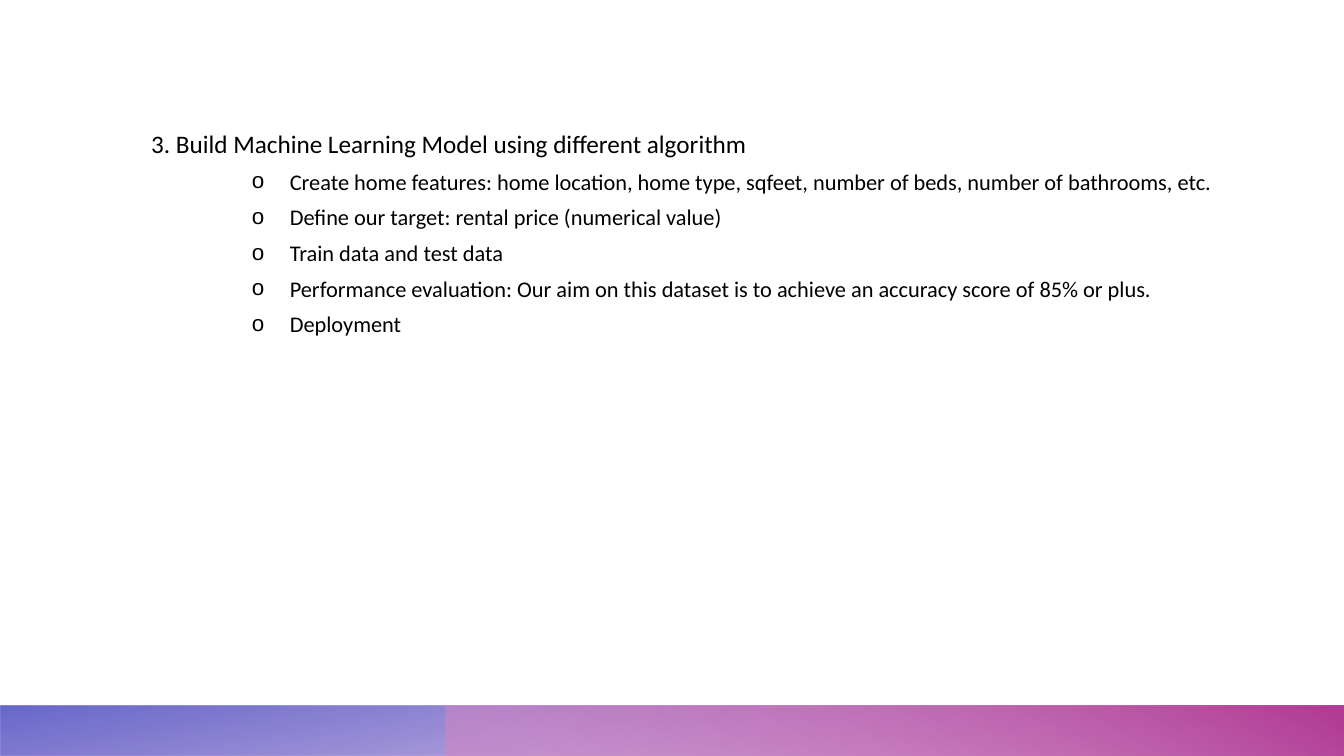
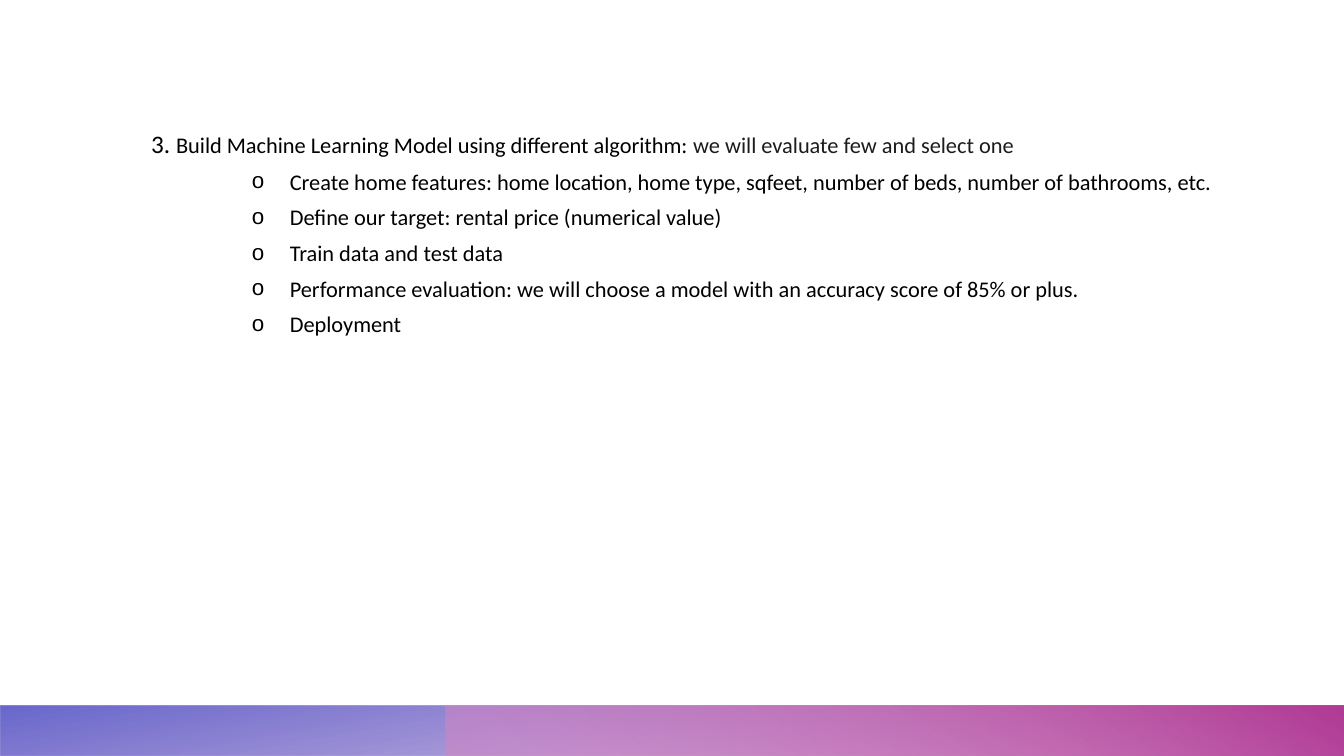
Before and after one commit to diana-arango/Real_estate_team, a slide deck: slide 3 of machine learning mockup.pptx. Drawn at 1344x756 pixels with LibreOffice and Linux fonts; fonts in the diff are those of the drawing. Boxes give left, top, right and bottom in pixels: in the first picture for what was removed or moved away, otherwise in the second. Text is boxed around its words. In the diff, an @@ line names an element or a change of style, - is before the commit and + after.

Commit message:
Third comit /Updating the machine learning mockup.pptx file

```diff
--- a/machine learning mockup.pptx
+++ b/machine learning mockup.pptx
@@ text at bbox=[151, 136, 1014, 157]: text changed; size 18 to 16 pt @@
-3. Build Machine Learning Model using different algorithm
+3. Build Machine Learning Model using different algorithm: we will evaluate few and select one
@@ text at bbox=[290, 281, 1078, 301]: text changed @@
-    o Performance evaluation: Our aim on this dataset is to achieve an accuracy score of 85% or plus.
+    o Performance evaluation: we will choose a model with an accuracy score of 85% or plus.
```
